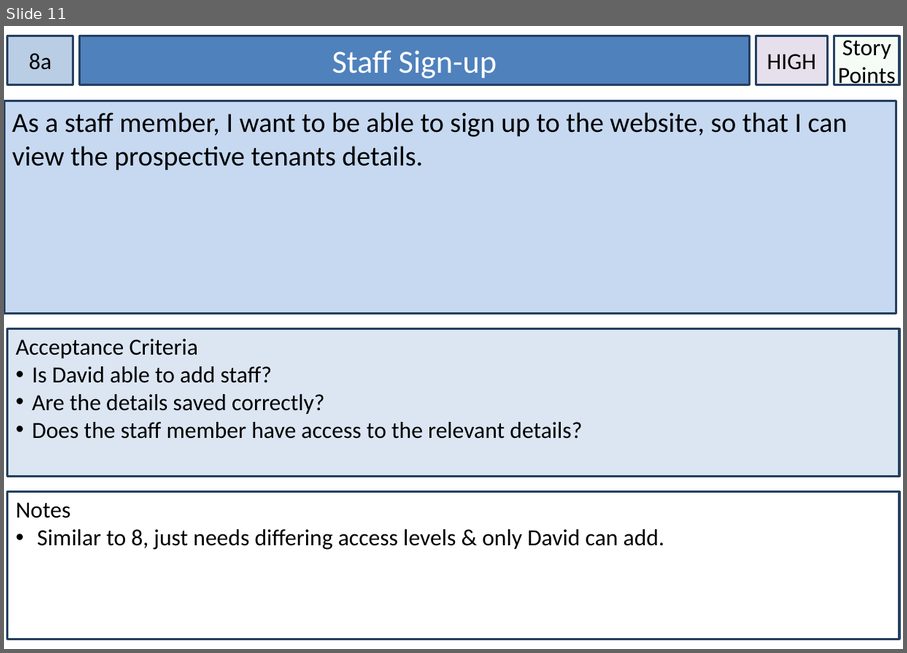
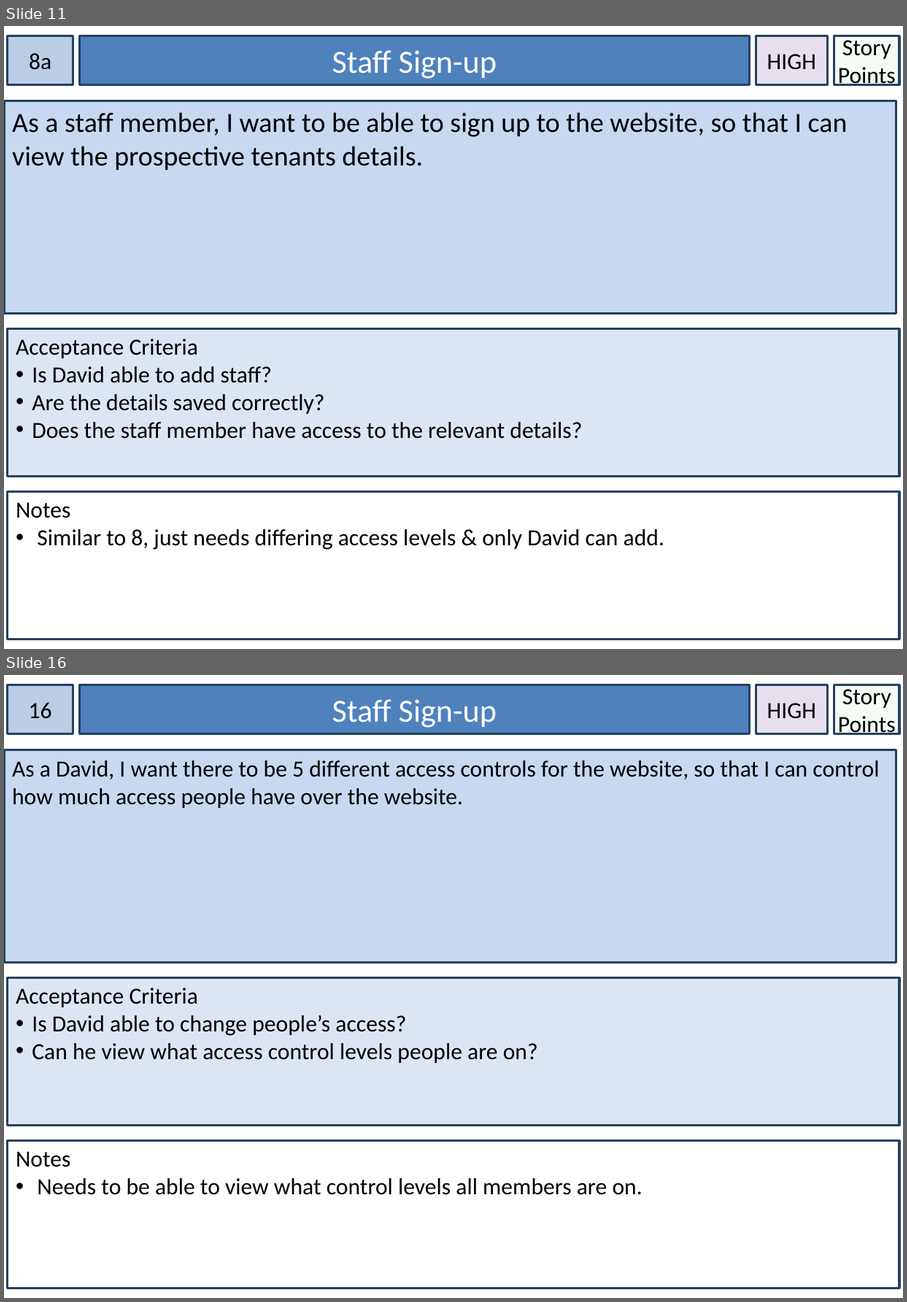
Before and after one commit to neeby/flowerpotmen, a slide deck: Things.pptx. Shown one above the other, each under a label of ours: slide 11 before the commit, slides 11 and 16 after it; the slides between them are not shown. The pictures are 907x653 and 907x1302 pixels, drawn with LibreOffice and Linux fonts; fonts in the diff are those of the drawing. Boxes give left, top, right and bottom in pixels: in the first picture for what was removed or moved away, otherwise in the second. Text is boxed around its words. In the diff, an @@ line names an element or a change of style, - is before the commit and + after.

```diff
--- a/Things.pptx
+++ b/Things.pptx
@@ slide 16 added at bbox=[4, 675, 903, 1298], background #FFFFFF @@
@@ rectangle added at bbox=[8, 685, 73, 734], fill #B9CDE5, outline #254061 2 pt, 20 pt, text #000000 @@
+16
@@ rectangle added at bbox=[80, 685, 750, 734], fill #4F81BD, outline #254061 2 pt, 28 pt, text #FFFFFF @@
+Staff Sign-up
@@ rectangle added at bbox=[757, 685, 829, 734], fill #E6E0EC, outline #254061 2 pt, 20 pt, text #000000 @@
+HIGH
@@ rectangle added at bbox=[835, 685, 900, 734], fill #CCF0CD at 20% opacity, outline #254061 2 pt, 20 pt, text #000000 @@
+Story Points
@@ rectangle added at bbox=[4, 749, 897, 963], fill #C6D9F1, outline #254061 2 pt, 20 pt, text #000000 @@
+As a David, I want there to be 5 different access controls for the website, so that I can control how much access people have over the website.
@@ rectangle added at bbox=[8, 978, 900, 1125], fill #DCE6F2, outline #254061 2 pt, 20 pt, text #000000 @@
+Acceptance Criteria
+• Is David able to change people’s access?
+• Can he view what access control levels people are on?
@@ rectangle added at bbox=[8, 1141, 900, 1288], fill #FFFFFF, outline #254061 2 pt, 20 pt, text #000000 @@
+Notes
+• Needs to be able to view what control levels all members are on.
```
Also in this commit, not shown: 4 other slides added.
